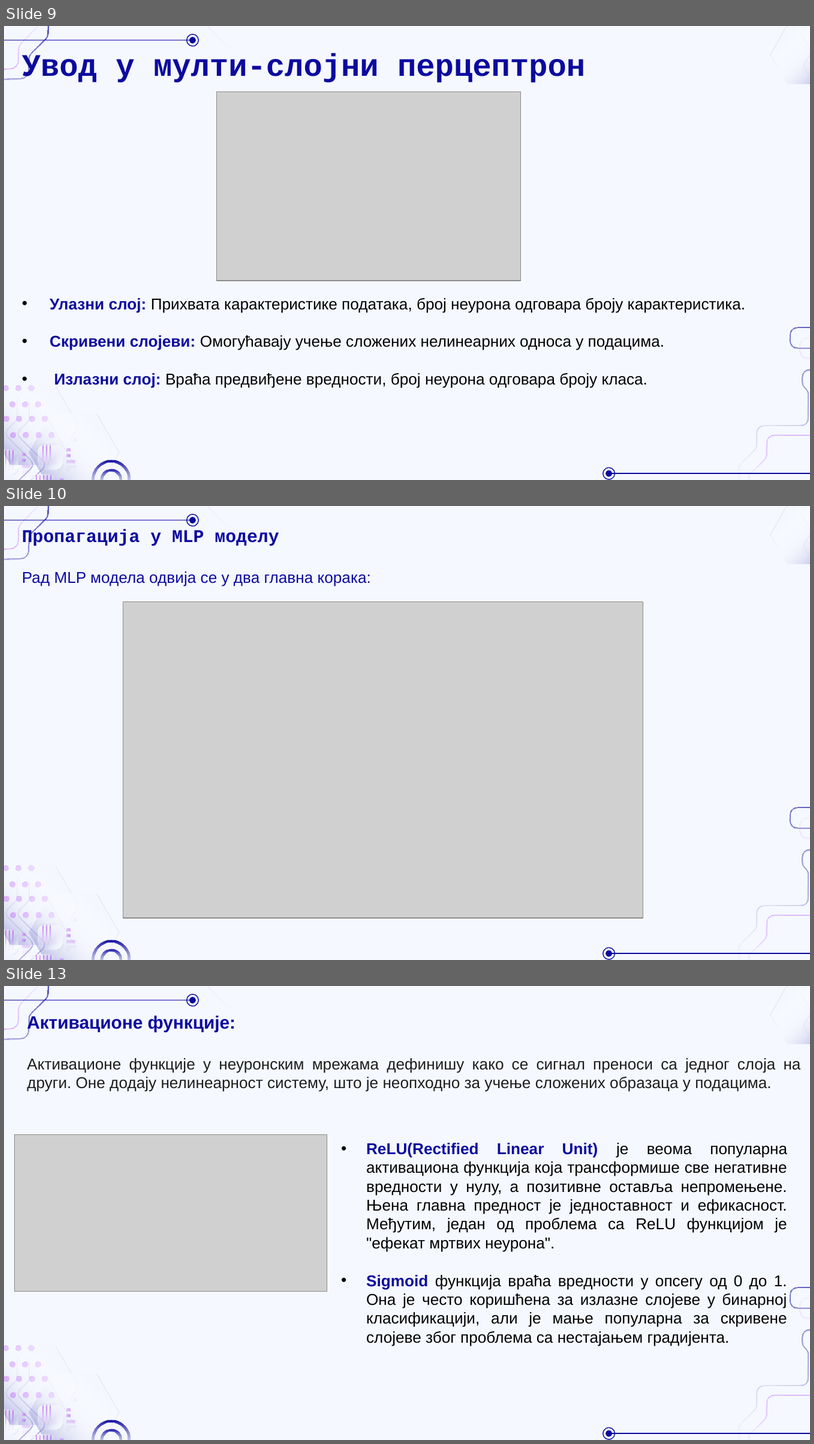
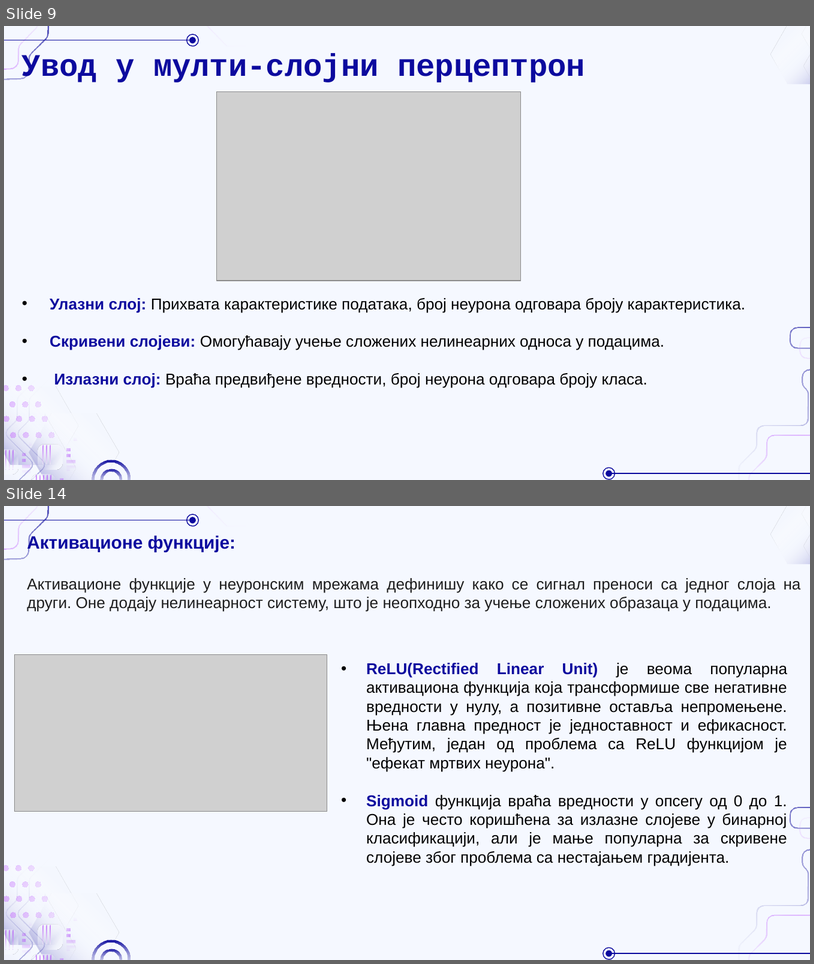
Before and after one commit to NastasijaaS/Predicting-mobile-user-distribution-in-the-Azimuth-Plane-using-MLP-neural-network, a slide deck: Пројекат4.pptx. Shown one above the other, each under a label of ours: slides 9, 10 and 13 before the commit, slides 9 and 14 after it; the slides between them are not shown. The pictures are 814x1444 and 814x964 pixels, drawn with LibreOffice and Linux fonts; fonts in the diff are those of the drawing; grey boxes stand for pictures; background and template pictures are left out. Boxes give left, top, right and bottom in pixels: in the first picture for what was removed or moved away, otherwise in the second. Text is boxed around its words. In the diff, an @@ line names an element or a change of style, - is before the commit and + after.

```diff
--- a/Пројекат4.pptx
+++ b/Пројекат4.pptx
@@ slide 10 removed at <box>4,506,810,960</box>, background #F5F8FF; not listed: 46 template elements that a slide beside it also shows @@
@@ title removed at <box>22,529,371,586</box> @@
-Пропагација у MLP моделу
-Рад MLP модела одвија се у два главна корака:
@@ picture removed at <box>123,602,644,918</box> @@
@@ what was slide 13 is now slide 14 @@
```
Also in this commit, not shown: 4 slides changed, 2 slides added.
